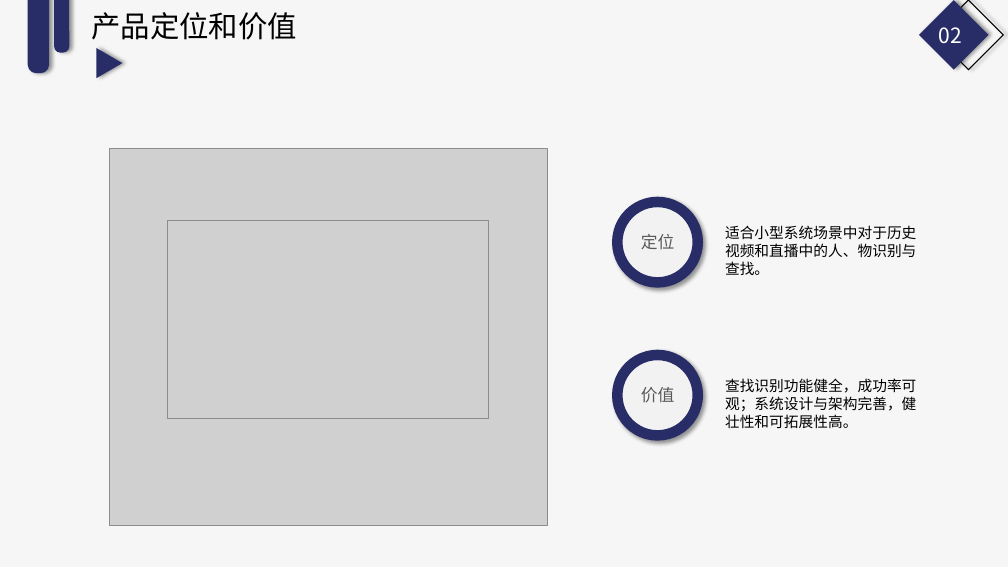
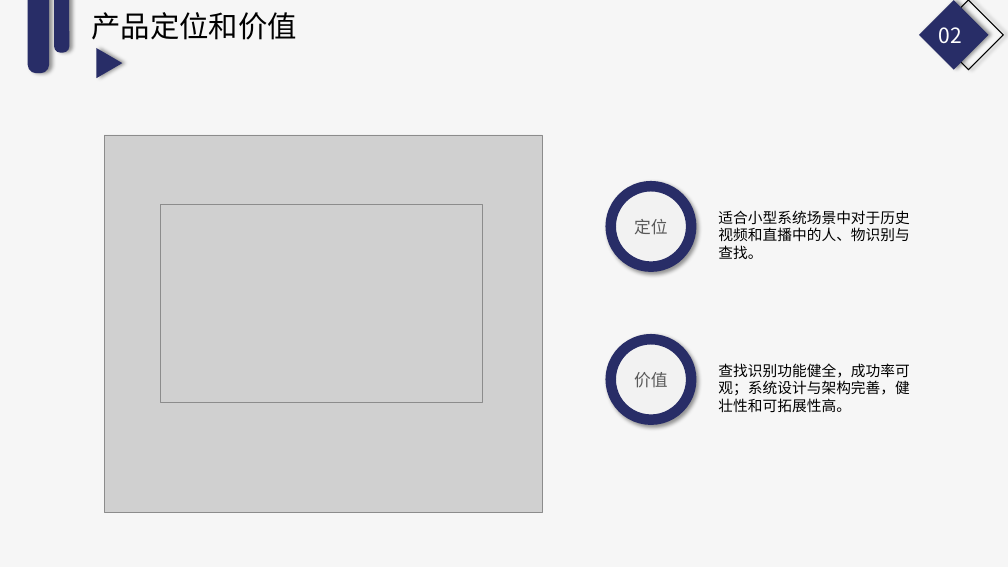
Before and after one commit to jry-king/SE-Summer-Project, a slide deck: slide 3 of final/doc/GETS项目答辩ppt.pptx. Drawn at 1008x567 pixels with LibreOffice and Linux fonts; fonts in the diff are those of the drawing; grey boxes stand for pictures. Boxes give left, top, right and bottom in pixels: in the first picture for what was removed or moved away, otherwise in the second. Text is boxed around its words. In the diff, an @@ line names an element or a change of style, - is before the commit and + after.

Commit message:
ppt update

```diff
--- a/final/doc/GETS项目答辩ppt.pptx
+++ b/final/doc/GETS项目答辩ppt.pptx
@@ 2 pictures, 2 texts, 2 ellipses: place and size @@
-2 pictures, 2 texts, 2 ellipses at <box>110,148,916,526</box>
+2 pictures, 2 texts, 2 ellipses at <box>104,135,909,512</box>
```
